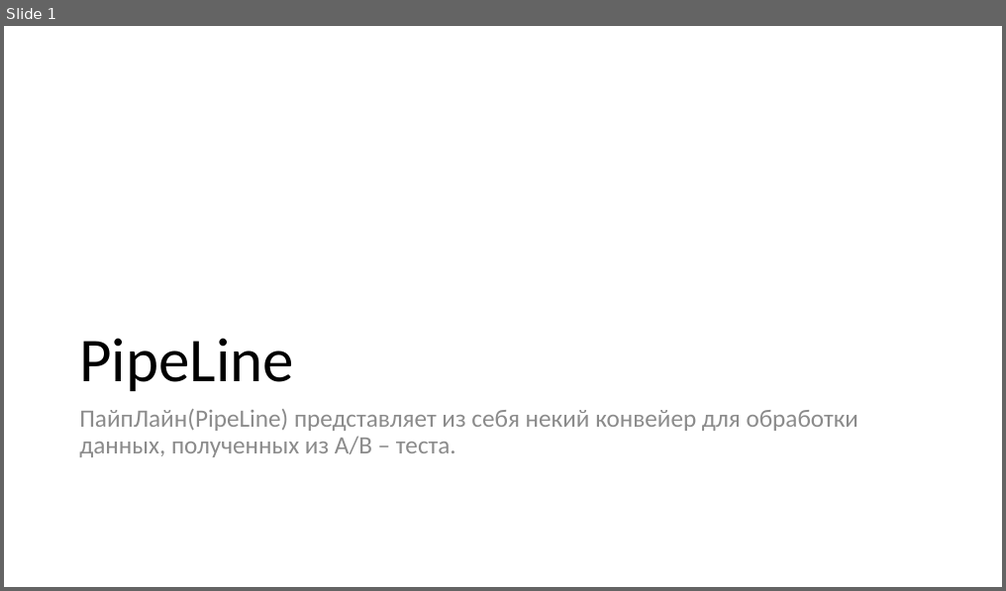
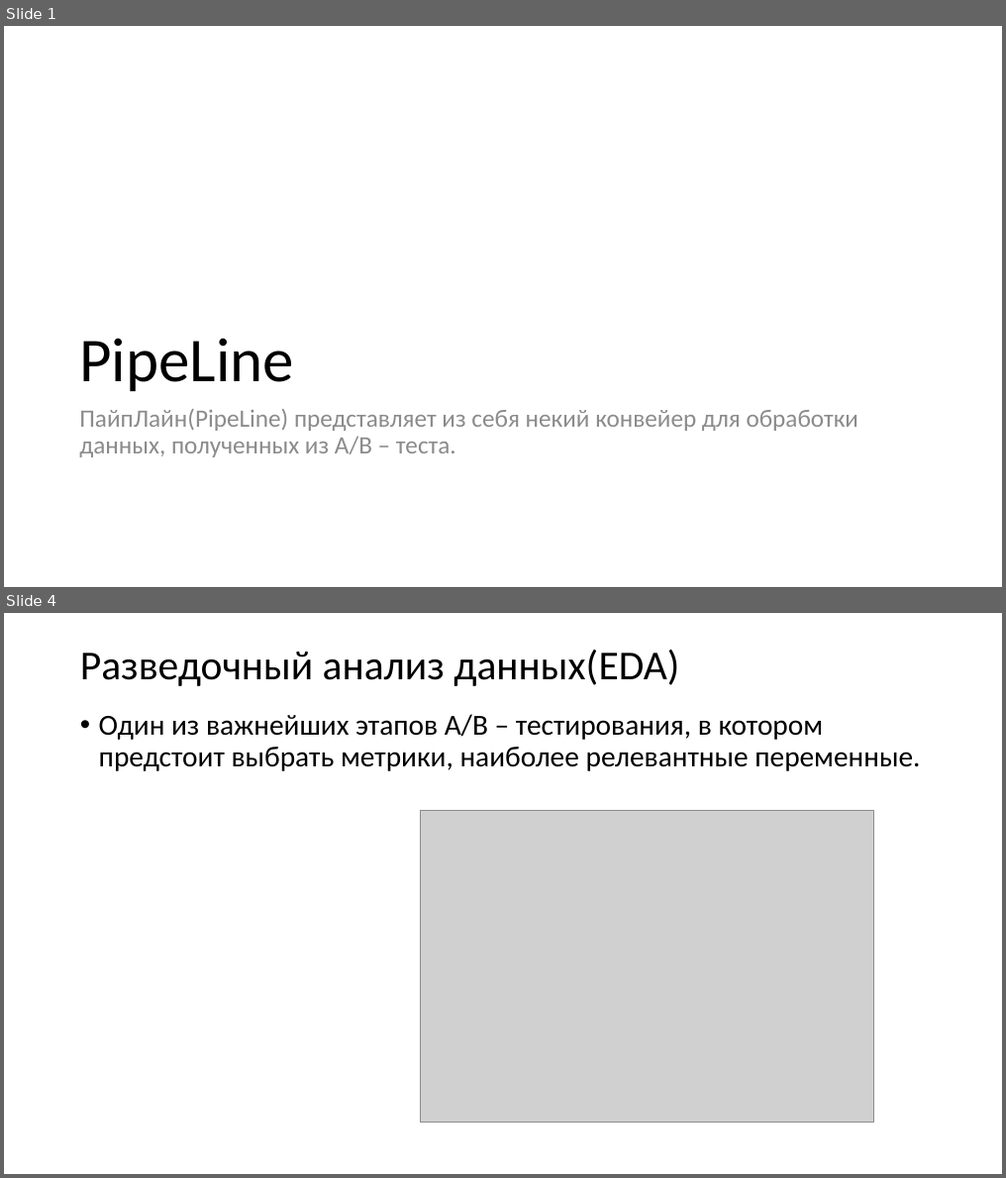
Before and after one commit to JacKira/IT_project, a slide deck: PipeLine.pptx. Shown one above the other, each under a label of ours: slide 1 before the commit, slides 1 and 4 after it; the slides between them are not shown. The pictures are 1006x591 and 1006x1178 pixels, drawn with LibreOffice and Linux fonts; fonts in the diff are those of the drawing; grey boxes stand for pictures. Boxes give left, top, right and bottom in pixels: in the first picture for what was removed or moved away, otherwise in the second. Text is boxed around its words. In the diff, an @@ line names an element or a change of style, - is before the commit and + after.

```diff
--- a/PipeLine.pptx
+++ b/PipeLine.pptx
@@ slide 4 added at <box>4,613,1002,1174</box>, background #FFFFFF @@
@@ title added at <box>80,649,679,686</box>, 39.6 pt, text #000000 @@
+Разведочный анализ данных(EDA)
@@ text added at <box>99,714,920,771</box>, 28 pt, text #000000 @@
+• Один из важнейших этапов A/B – тестирования, в котором предстоит выбрать метрики, наиболее релевантные переменные.
@@ picture added at <box>420,811,874,1122</box> @@
```
Also in this commit, not shown: 3 other slides added, 1 slide removed, 2 other files.
